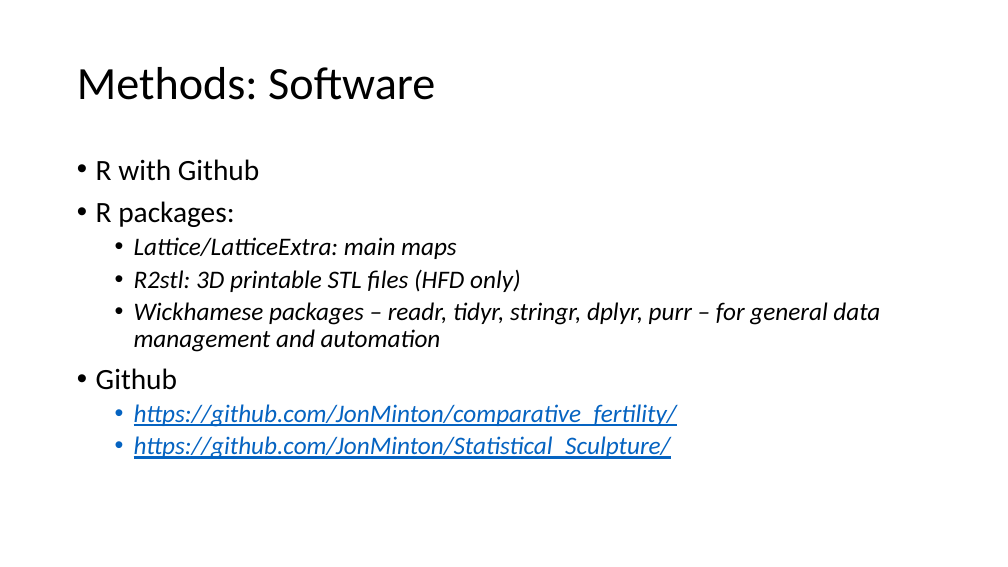
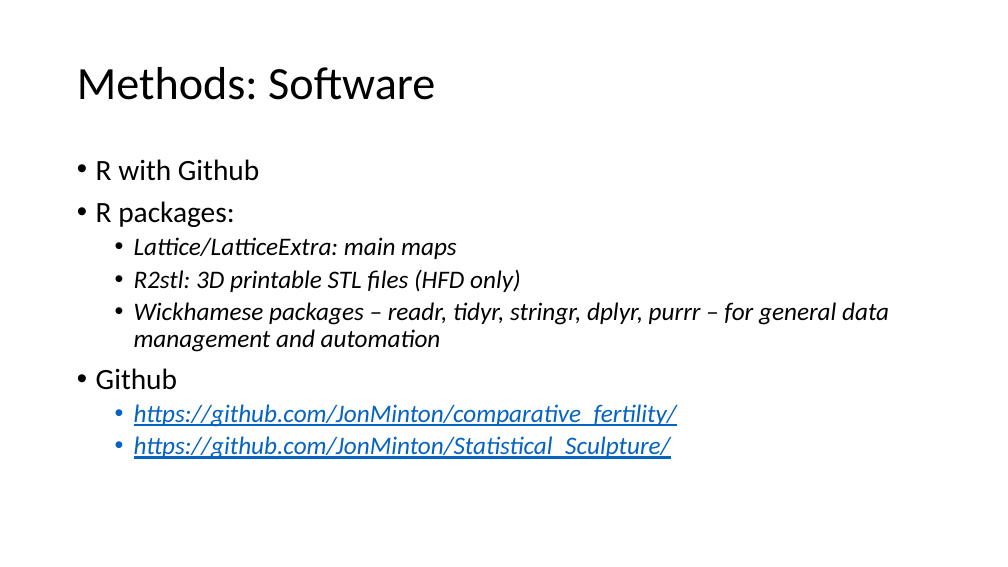
Before and after one commit to JonMinton/comparative_fertility, a slide deck: slide 12 of presentation/comparative_fertility_presentation.pptx. Drawn at 1008x567 pixels with LibreOffice and Linux fonts; fonts in the diff are those of the drawing. Boxes give left, top, right and bottom in pixels: in the first picture for what was removed or moved away, otherwise in the second. Text is boxed around its words. In the diff, an @@ line names an element or a change of style, - is before the commit and + after.

```diff
--- a/presentation/comparative_fertility_presentation.pptx
+++ b/presentation/comparative_fertility_presentation.pptx
@@ text at <box>134,302,889,352</box>: text changed @@
-  • Wickhamese packages – readr, tidyr, stringr, dplyr, purr – for general data management and automation
+  • Wickhamese packages – readr, tidyr, stringr, dplyr, purrr – for general data management and automation
```
Also in this commit, not shown: 2 other files.
